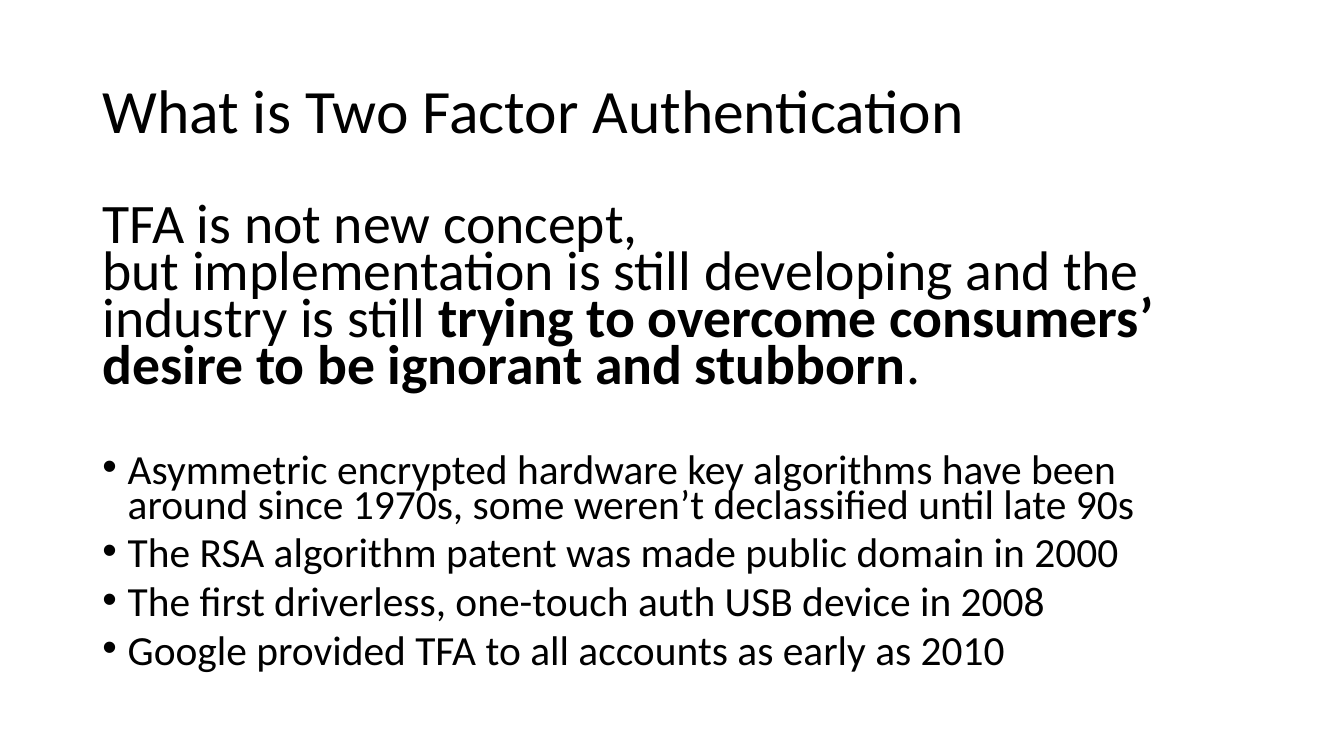
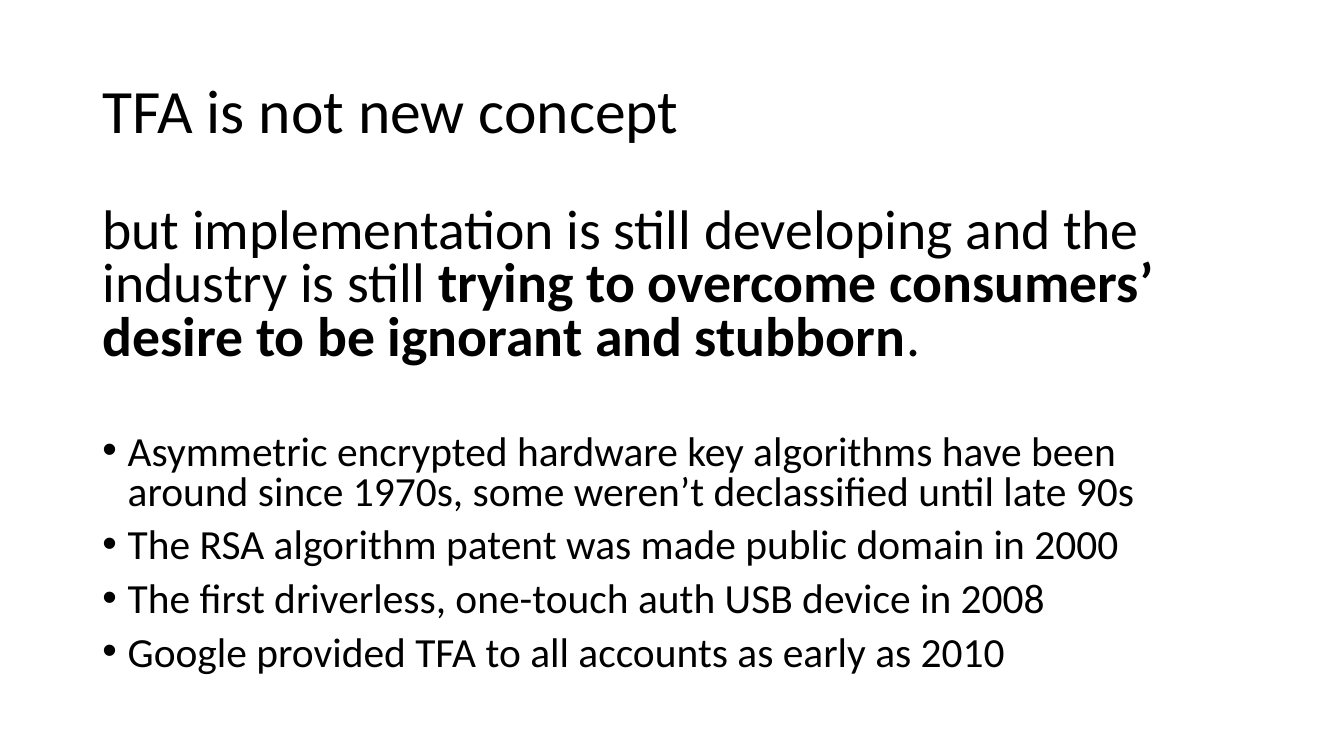
Before and after one commit to williamadba/Public-Presentations, a slide deck: slide 16 of Personal Practical Cybersecurity/Personal Practical Cybersecurity.pptx (slide 15 before the commit). Drawn at 1344x756 pixels with LibreOffice and Linux fonts; fonts in the diff are those of the drawing. Boxes give left, top, right and bottom in pixels: in the first picture for what was removed or moved away, otherwise in the second. Text is boxed around its words. In the diff, an @@ line names an element or a change of style, - is before the commit and + after.

```diff
--- a/Personal Practical Cybersecurity/Personal Practical Cybersecurity.pptx
+++ b/Personal Practical Cybersecurity/Personal Practical Cybersecurity.pptx
@@ title at (102,90,679,143): text changed @@
-What is Two Factor Authentication
+TFA is not new concept
@@ text at (102,210,1153,366): text changed @@
-TFA is not new concept,
-but implementation is still developing and the industry is still trying to overcome consumers’ desire to be ignorant and stubborn.
+but implementation is still developing and the industry is still trying to overcome consumers’ desire to be ignorant and stubborn.
@@ text at (128,437,1134,674): line spacing 0.7 to 0.8 @@
```
Also in this commit, not shown: 15 other slides changed, 1 slide added, 1 slide removed.
